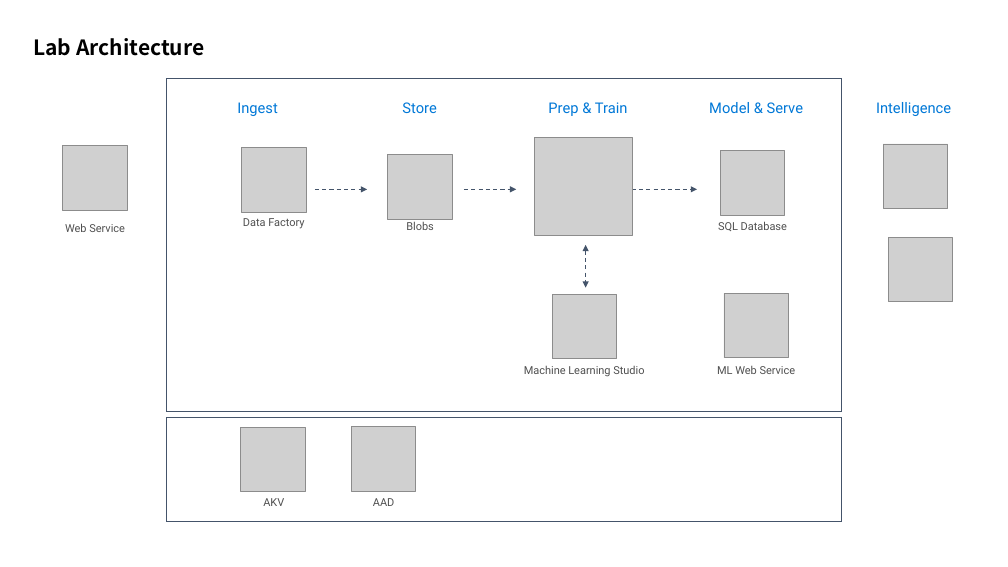
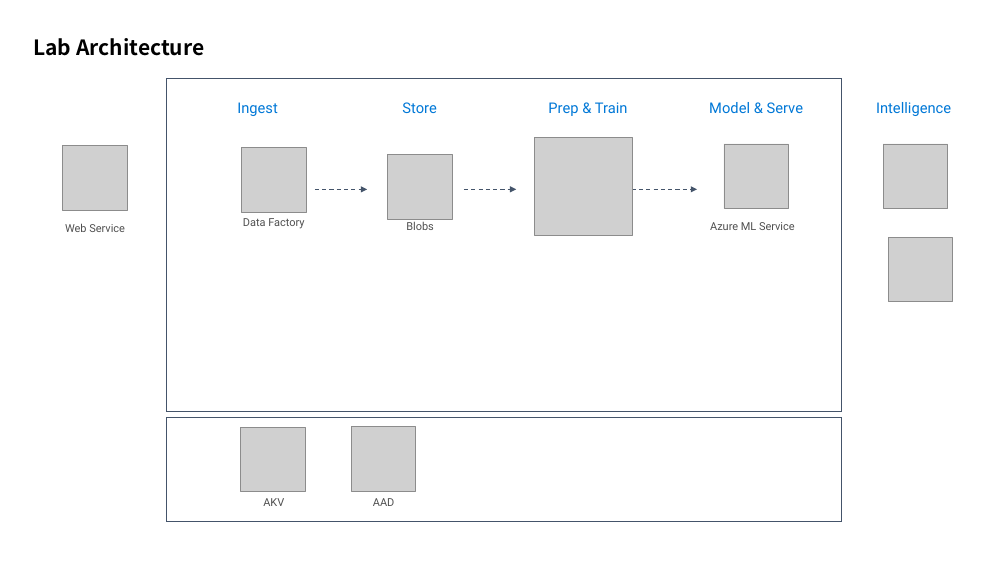
Before and after one commit to xlegend1024/az-cloudscale-adv-analytics, a slide deck: slide 2 of Architecture/az-databricks-hol-arch.pptx. Drawn at 1008x567 pixels with LibreOffice and Linux fonts; fonts in the diff are those of the drawing; grey boxes stand for pictures. Boxes give left, top, right and bottom in pixels: in the first picture for what was removed or moved away, otherwise in the second. Text is boxed around its words. In the diff, an @@ line names an element or a change of style, - is before the commit and + after.

```diff
--- a/Architecture/az-databricks-hol-arch.pptx
+++ b/Architecture/az-databricks-hol-arch.pptx
@@ picture: place and size @@
-picture at [552, 294, 616, 358]
+picture at [724, 144, 789, 208]
@@ picture removed at [721, 150, 785, 215] @@
@@ text at [710, 222, 795, 230]: text changed @@
-SQL Database
+Azure ML Service
@@ double arrow removed from (586, 245) to (586, 288) @@
@@ picture removed at [724, 293, 789, 358] @@
@@ text removed at [524, 366, 644, 377] @@
-Machine Learning Studio
@@ text removed at [717, 366, 796, 374] @@
-ML Web Service
```
Also in this commit, not shown: 3 other files.
